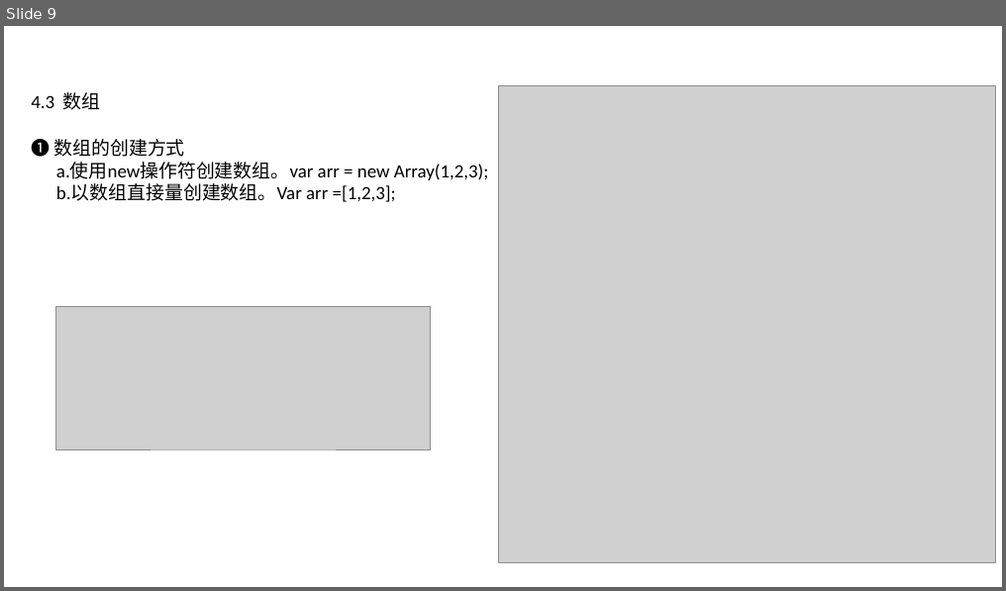
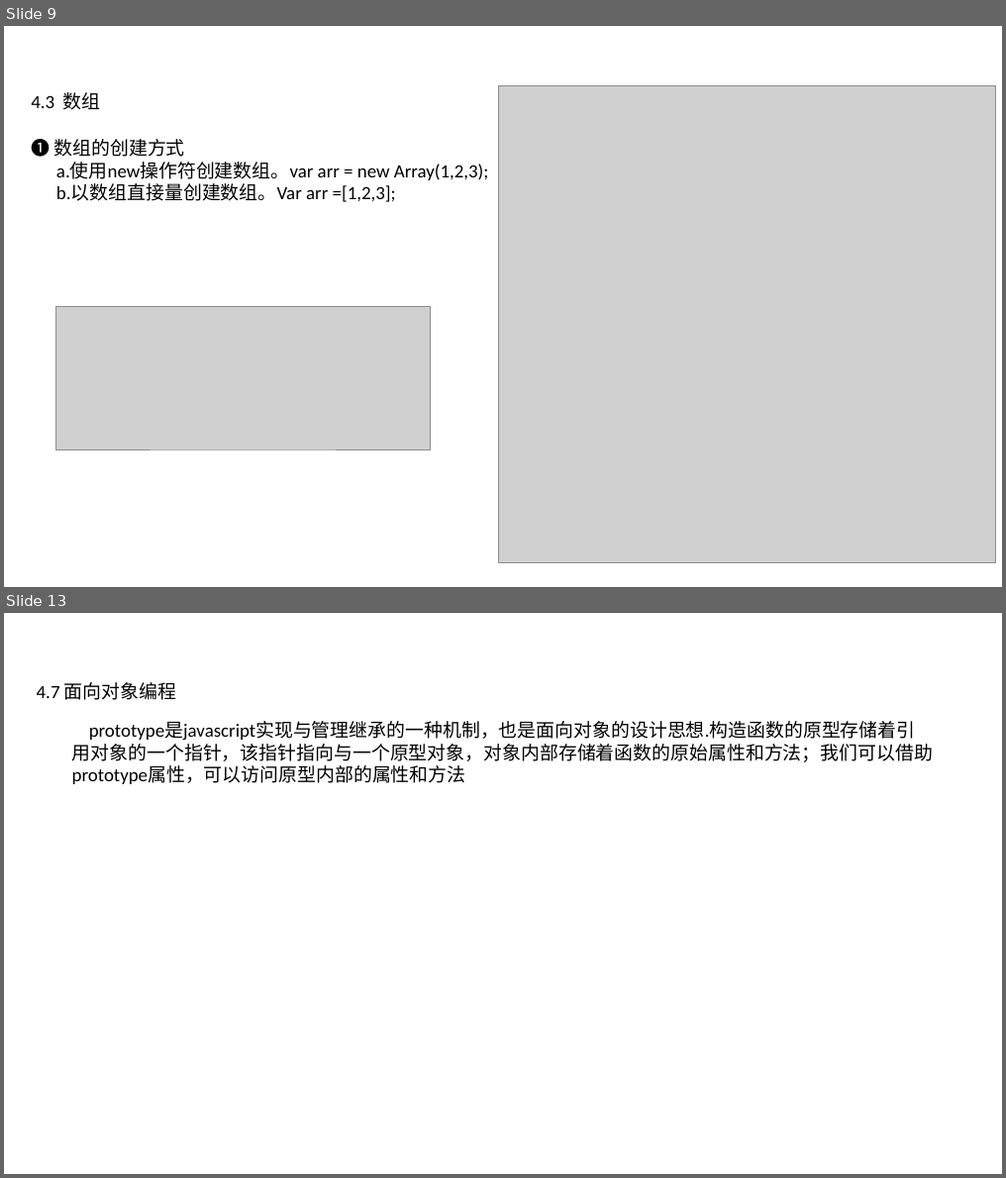
Before and after one commit to hiliny/lessonProject, a slide deck: documents/Javascript语言基础.pptx. Shown one above the other, each under a label of ours: slide 9 before the commit, slides 9 and 13 after it; the slides between them are not shown. The pictures are 1006x591 and 1006x1178 pixels, drawn with LibreOffice and Linux fonts; fonts in the diff are those of the drawing; grey boxes stand for pictures; background and template pictures are left out. Boxes give left, top, right and bottom in pixels: in the first picture for what was removed or moved away, otherwise in the second. Text is boxed around its words. In the diff, an @@ line names an element or a change of style, - is before the commit and + after.

```diff
--- a/documents/Javascript语言基础.pptx
+++ b/documents/Javascript语言基础.pptx
@@ slide 13 added at box(4, 613, 1002, 1174), background picture (left out) @@
@@ text added at box(37, 682, 176, 700), 18 pt, text #000000 @@
+4.7 面向对象编程
@@ text added at box(72, 721, 933, 784), 18 pt, text #000000 @@
+prototype是javascript实现与管理继承的一种机制，也是面向对象的设计思想.构造函数的原型存储着引用对象的一个指针，该指针指向与一个原型对象，对象内部存储着函数的原始属性和方法；我们可以借助prototype属性，可以访问原型内部的属性和方法
```
Also in this commit, not shown: 4 other slides added, 5 slides removed, 1 other file.
